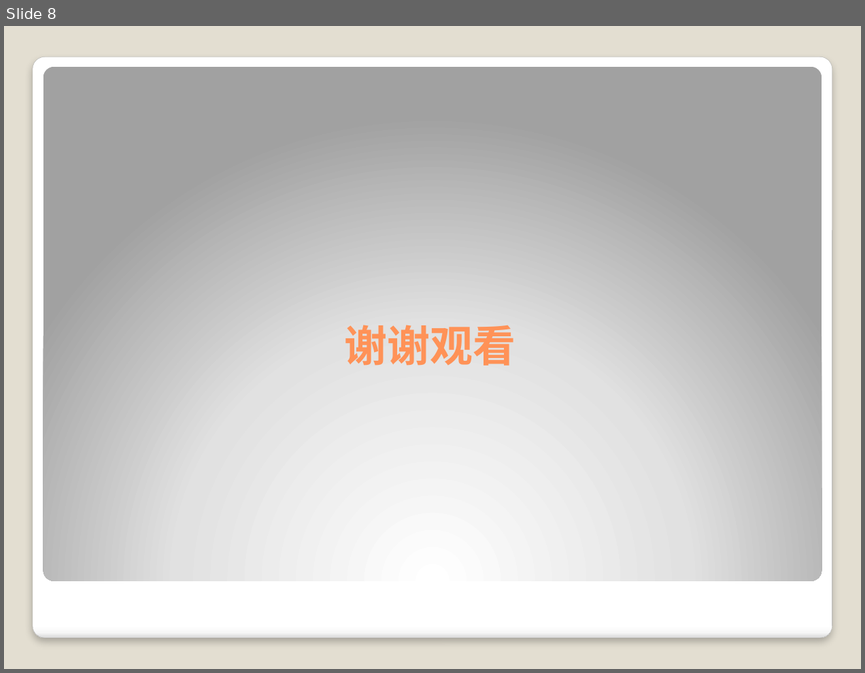
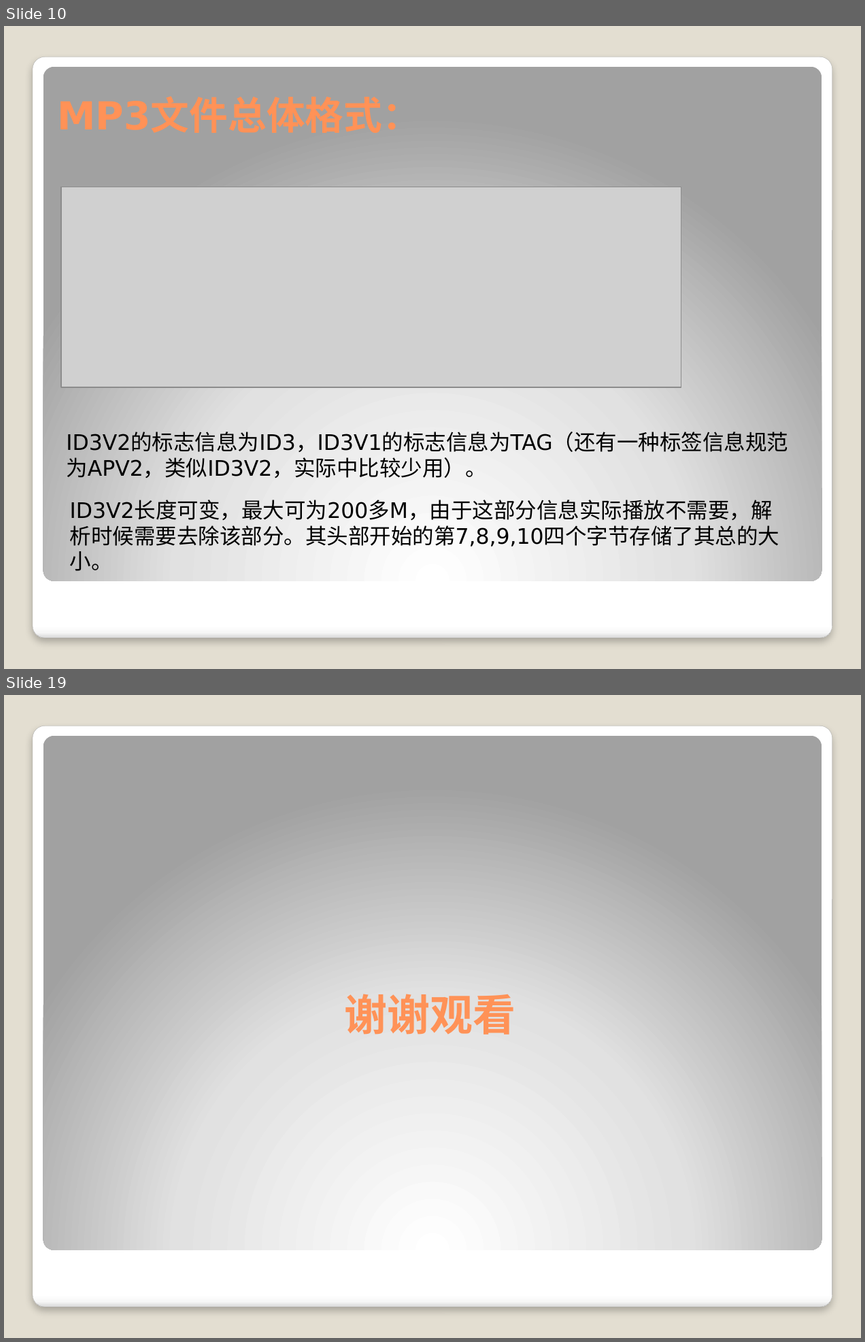
Before and after one commit to wanls4583/mp3player, a slide deck: AudioContext.pptx. Shown one above the other, each under a label of ours: slide 8 before the commit, slides 10 and 19 after it; the slides between them are not shown. The pictures are 865x673 and 865x1342 pixels, drawn with LibreOffice and Linux fonts; fonts in the diff are those of the drawing; grey boxes stand for pictures. Boxes give left, top, right and bottom in pixels: in the first picture for what was removed or moved away, otherwise in the second. Text is boxed around its words. In the diff, an @@ line names an element or a change of style, - is before the commit and + after.

```diff
--- a/AudioContext.pptx
+++ b/AudioContext.pptx
@@ slide 10 added at box(4, 26, 861, 669), background #E3DED1; not listed: 2 template elements that a slide beside it also shows @@
@@ picture added at box(61, 187, 682, 388) @@
@@ text added at box(66, 432, 788, 478), 18 pt, text #000000 @@
+ID3V2的标志信息为ID3，ID3V1的标志信息为TAG（还有一种标签信息规范为APV2，类似ID3V2，实际中比较少用）。
@@ text added at box(70, 500, 780, 571), 18 pt, text #000000 @@
+ID3V2长度可变，最大可为200多M，由于这部分信息实际播放不需要，解析时候需要去除该部分。其头部开始的第7,8,9,10四个字节存储了其总的大小。
@@ what was slide 8 is now slide 19 @@
```
Also in this commit, not shown: 5 slides changed, 12 other slides added, 2 slides removed, 5 other files.
